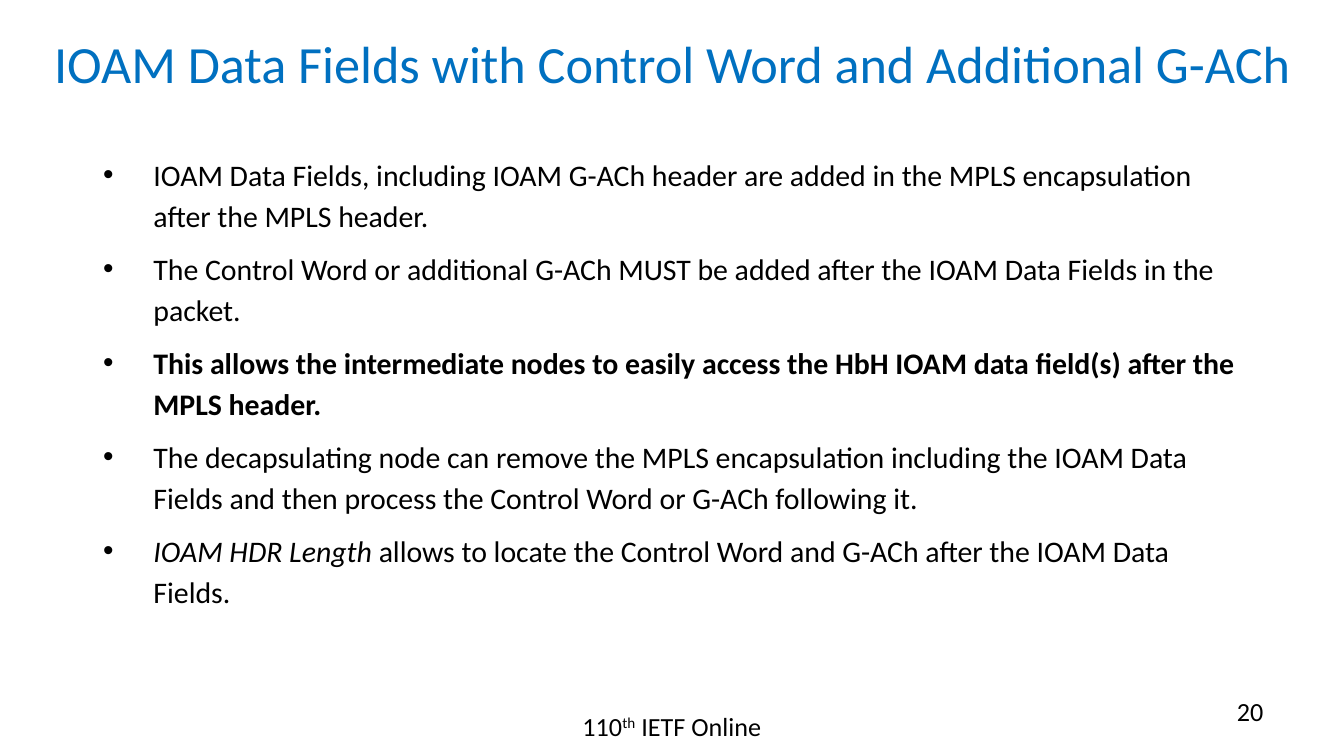
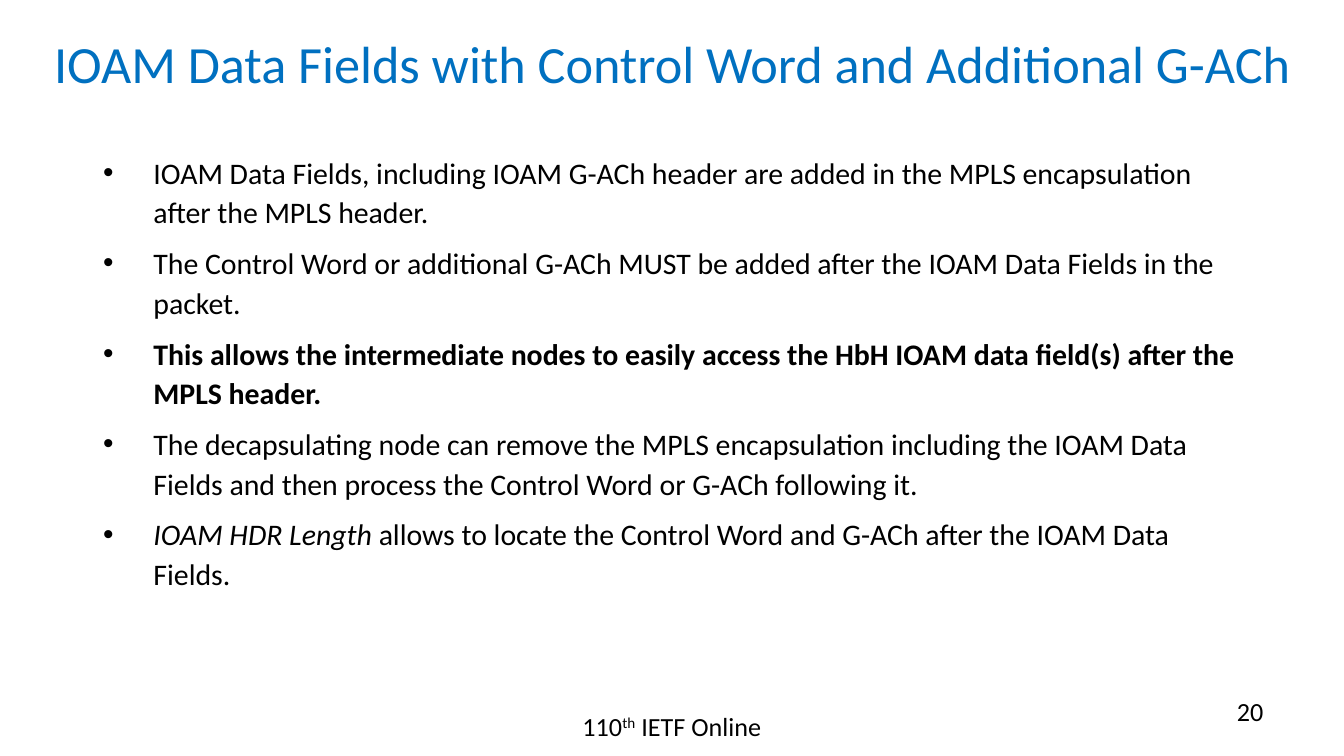
Before and after one commit to rakgandhi/ietf-slides, a slide deck: slide 20 of draft-gandhi-mpls-ioam-sr-06.pptx. Drawn at 1344x756 pixels with LibreOffice and Linux fonts; fonts in the diff are those of the drawing. Boxes give left, top, right and bottom in pixels: in the first picture for what was removed or moved away, otherwise in the second. Text is boxed around its words. In the diff, an @@ line names an element or a change of style, - is before the commit and + after.

```diff
--- a/draft-gandhi-mpls-ioam-sr-06.pptx
+++ b/draft-gandhi-mpls-ioam-sr-06.pptx
@@ text "IOAM Data Fields, including IOAM ..." at (153, 163, 1234, 586): line spacing 22.2pt to 21.2pt @@
```
Also in this commit, not shown: 7 other slides changed, 1 other file.
